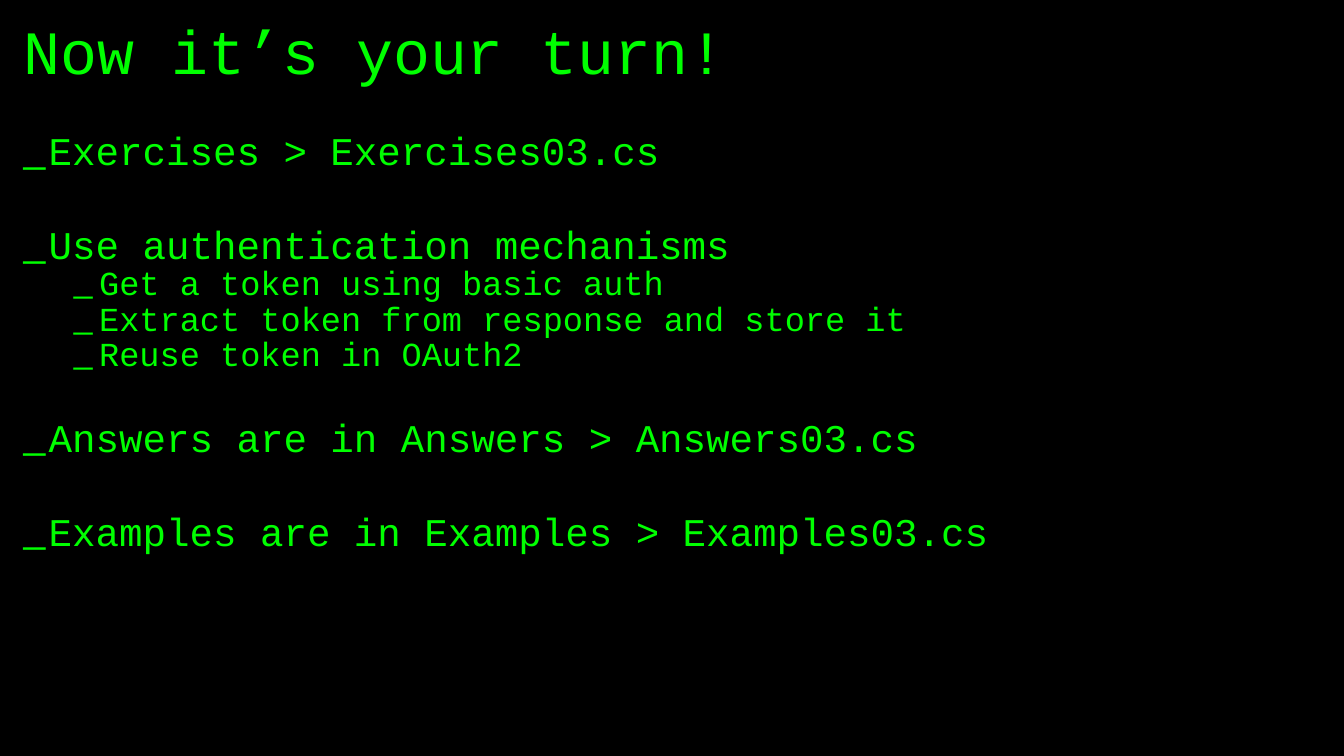
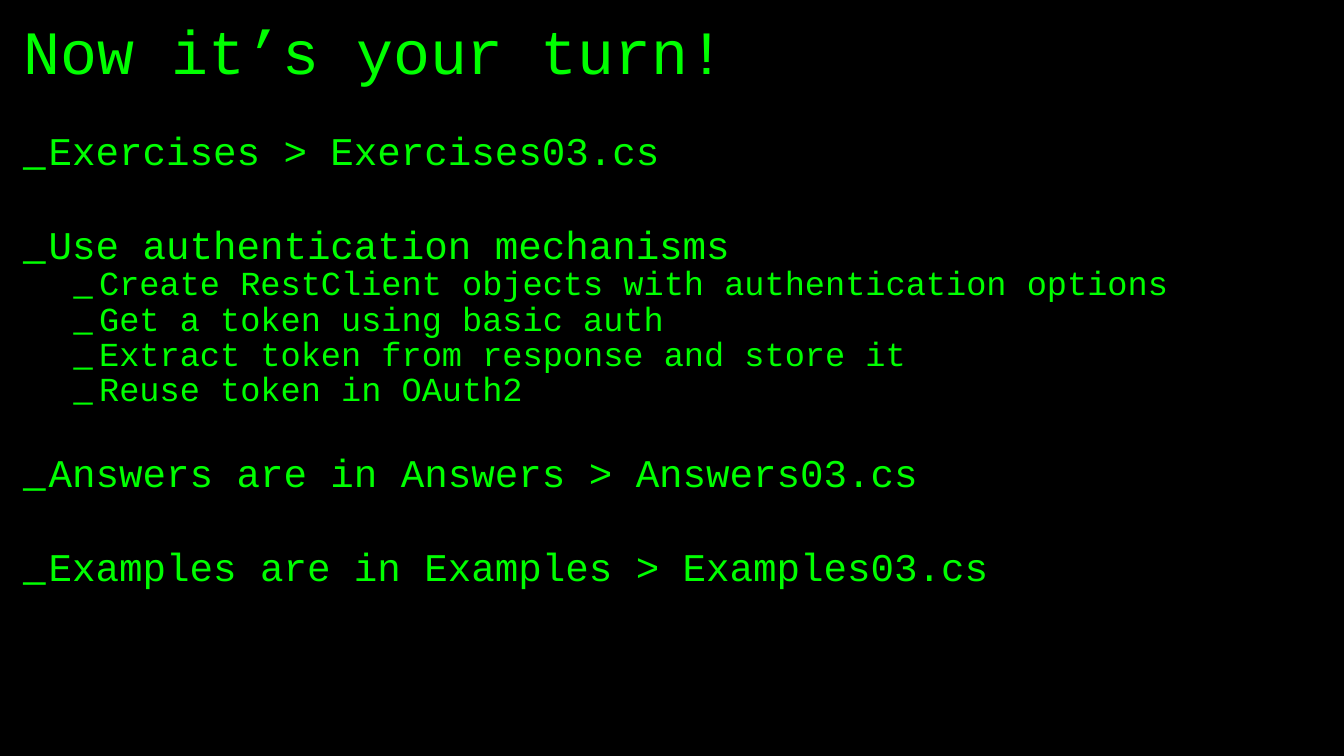
Before and after one commit to basdijkstra/restsharp-workshop, a slide deck: slide 46 of RestSharpWorkshop.pptx. Drawn at 1344x756 pixels with LibreOffice and Linux fonts; fonts in the diff are those of the drawing. Boxes give left, top, right and bottom in pixels: in the first picture for what was removed or moved away, otherwise in the second. Text is boxed around its words. In the diff, an @@ line names an element or a change of style, - is before the commit and + after.

```diff
--- a/RestSharpWorkshop.pptx
+++ b/RestSharpWorkshop.pptx
@@ text at <box>99,271,1168,302</box>: paragraph added @@
+  _ Create RestClient objects with authentication options
```
Also in this commit, not shown: 1 other slide changed, 2 other files.
